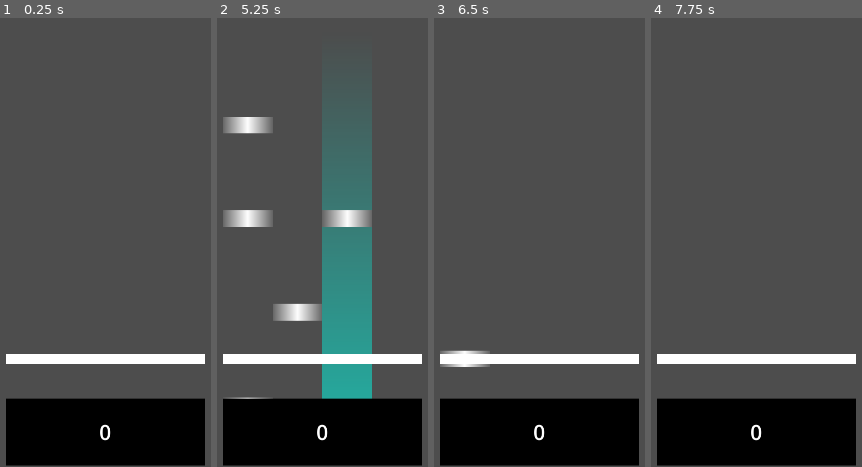
Above: before the commit, frames 1-4 (left to right).
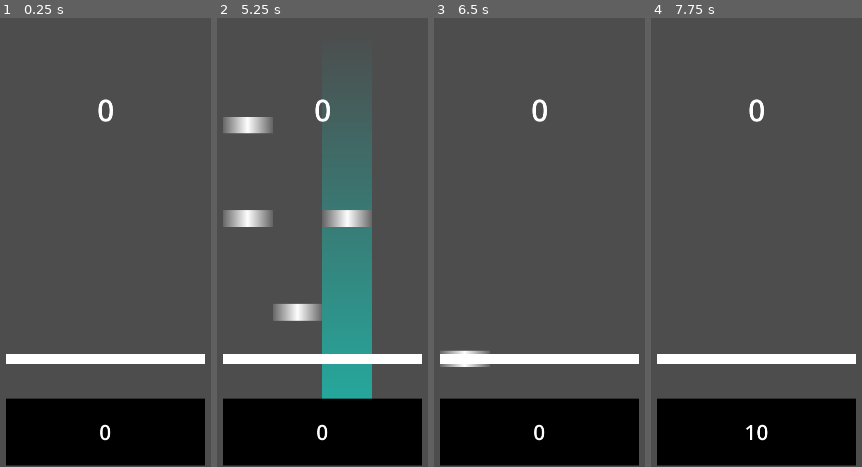
Above: after the commit, the same moments.

Repository: CYAN4S/rhyaction-lume
Game: Godot game, scene res://scenes/main.tscn
Two runs of this game, one before a commit and one after it. Both use one fixed random seed, a clock stepped at 60 frames per second and the inputs below.
Inputs:
- Up to frame 1 (0.25 s): no input
- Up to frame 2 (5.25 s): tap Enter at 0.5, 2 s; hold D (gameplay_4b_0) 0.53-1.28 s; tap Space at 1.25, 2.75 s; tap F (gameplay_4b_1) at 1.35, 4.35 s; hold J (gameplay_4b_2) 2.03-2.78 s; tap K (gameplay_4b_3) at 2.85 s; hold D (gameplay_4b_0) 3.53-4.28 s; hold J (gameplay_4b_2) from 5.03 s (still down)
- Up to frame 3 (6.5 s): release J (gameplay_4b_2) at 5.78 s; tap K (gameplay_4b_3) at 5.85 s
- Up to frame 4 (7.75 s): hold D (gameplay_4b_0) 6.53-7.28 s; tap Enter at 7.25 s; tap F (gameplay_4b_1) at 7.35 s

The runs differ from the first frame. In frame 1, 0.2% of the frame differs, in the area x 46-54%, y 18-24%; in frame 2, 0.3%; in frame 3, 0.2%; in frame 4, 0.4%, in the area x 45-56%, y 18-95%.

Commit message:
Add miss feature

Diff:
--- a/scenes/main.tscn
+++ b/scenes/main.tscn
@@ -1,10 +1,11 @@
-[gd_scene load_steps=13 format=3 uid="uid://lmnoet2inf7q"]
+[gd_scene load_steps=15 format=3 uid="uid://lmnoet2inf7q"]
 
 [ext_resource type="Script" path="res://scripts/game_manager.gd" id="1_7hwx3"]
 [ext_resource type="Resource" uid="uid://dsqf6i5gjtrf6" path="res://example_chart.tres" id="2_wiqqc"]
 [ext_resource type="Script" path="res://scripts/input_manager.gd" id="3_xjvu4"]
 [ext_resource type="Script" path="res://scripts/beam.gd" id="4_u1yry"]
 [ext_resource type="Script" path="res://scripts/debug/ScoreDebug.gd" id="5_qox3b"]
+[ext_resource type="Script" path="res://scripts/debug/ComboDebug.gd" id="6_lax0x"]
 
 [sub_resource type="Gradient" id="Gradient_nlwsd"]
 colors = PackedColorArray(0, 1, 0.917647, 0, 0, 1, 0.917647, 0.588235)
@@ -33,6 +34,9 @@
 
 [sub_resource type="LabelSettings" id="LabelSettings_gvxrt"]
 font_size = 50
+
+[sub_resource type="LabelSettings" id="LabelSettings_ibyjd"]
+font_size = 72
 
 [node name="Main" type="Node"]
 
@@ -113,6 +117,25 @@
 script = ExtResource("5_qox3b")
 metadata/_edit_use_anchors_ = true
 
+[node name="ComboDebug" type="Label" parent="Gear"]
+anchors_preset = 8
+anchor_left = 0.5
+anchor_top = 0.5
+anchor_right = 0.5
+anchor_bottom = 0.5
+offset_left = -20.0
+offset_top = -360.0
+offset_right = 20.0
+offset_bottom = -277.0
+grow_horizontal = 2
+grow_vertical = 2
+text = "0"
+label_settings = SubResource("LabelSettings_ibyjd")
+horizontal_alignment = 1
+vertical_alignment = 1
+script = ExtResource("6_lax0x")
+
+[connection signal="combo_added" from="GameManager" to="Gear/ComboDebug" method="_on_game_manager_combo_added"]
 [connection signal="score_changed" from="GameManager" to="Gear/Sprite2D2/Control/ScoreDebug" method="_on_game_manager_score_changed"]
 [connection signal="gameplay_key_pressed" from="InputManager" to="GameManager" method="_on_key_pressed"]
 [connection signal="gameplay_key_released" from="InputManager" to="GameManager" method="_on_key_released"]
--- /dev/null
+++ b/scripts/debug/ComboDebug.gd
@@ -0,0 +1,11 @@
+extends Label
+
+
+# Called when the node enters the scene tree for the first time.
+func _ready() -> void:
+	pass # Replace with function body.
+
+
+func _on_game_manager_combo_added(combo: int) -> void:
+	text = str(combo)
+	pass # Replace with function body.
--- a/scripts/game_manager.gd
+++ b/scripts/game_manager.gd
@@ -1,13 +1,13 @@
 class_name GameManager
 extends Node
-## This is game manager.
 
 @export var chart: Chart
 @export var note_parent: Node2D
+@export var combo: int
 
-@export var score: int:
+@export var score_state: int:
 	set(value):
-		score = value
+		score_state = value
 		score_changed.emit(value)
 
 signal score_changed(score: int)
@@ -17,29 +17,44 @@
 
 # Type this when nested types are supported
 var note_container: Array[Array] # Array[Array[Note]]
-
 var note_scene := load("res://scenes/note.tscn")
 
 
+# Lifecycle
+
 func _ready() -> void:
-	make_notes()
+	_make_notes()
 	Global.start_timer()
 
 
-func make_notes() -> void:
+func _process(_delta: float):
+	# Check missed notes
+	for note_line: Array[Note] in note_container:
+		if note_line.is_empty():
+			continue
+
+		if note_line[0].time - Global.get_time() < -0.2:
+			print("MISS")
+			note_line[0].queue_free()
+			note_line.pop_front()
+
+
+# Internal
+
+func _make_notes() -> void:
 	for i in range(4):
 		print(i)
 		note_container.append([])
 
 	for i in chart.notes:
-		make_note(i)
+		_make_note(i)
 
-	for note_line: Array in note_container:
+	for note_line: Array[Note] in note_container:
 		print(note_line)
 		note_line.sort_custom(_sort_note_by_time)
 
 
-func make_note(i: NoteData) -> void:
+func _make_note(i: NoteData) -> void:
 	var instance: Note = note_scene.instantiate()
 
 	instance.line = i.line
@@ -62,23 +77,26 @@
 		print("Ignored")
 		return
 	if (delta >= 0.04):
-		score += 10
+		score_state += 10
 		print("RUSH")
 	elif (delta >= -0.04):
-		score += 50
+		score_state += 50
 		print("GOOD")
 	elif (delta >= -0.2):
-		score += 10
+		score_state += 10
 		print("DRAG")
 	else:
-		print("MISS")
+		return
 
 	note_container[key].pop_front()
 	target.queue_free()
 
-func _on_key_released(key: int) -> void:
-	pass # Replace with function body.
-
 
 func _sort_note_by_time(a: Note, b: Note) -> bool:
 	return a.time < b.time
+
+
+# Receiver
+
+func _on_key_released(key: int) -> void:
+	pass # Replace with function body.
